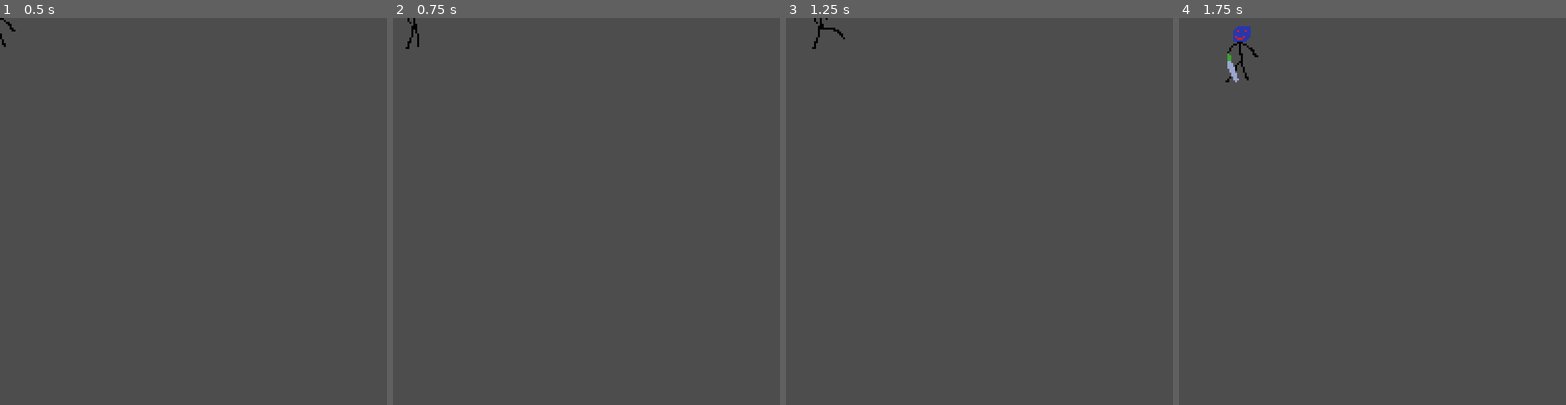
Above: before the commit, frames 1-4 (left to right).
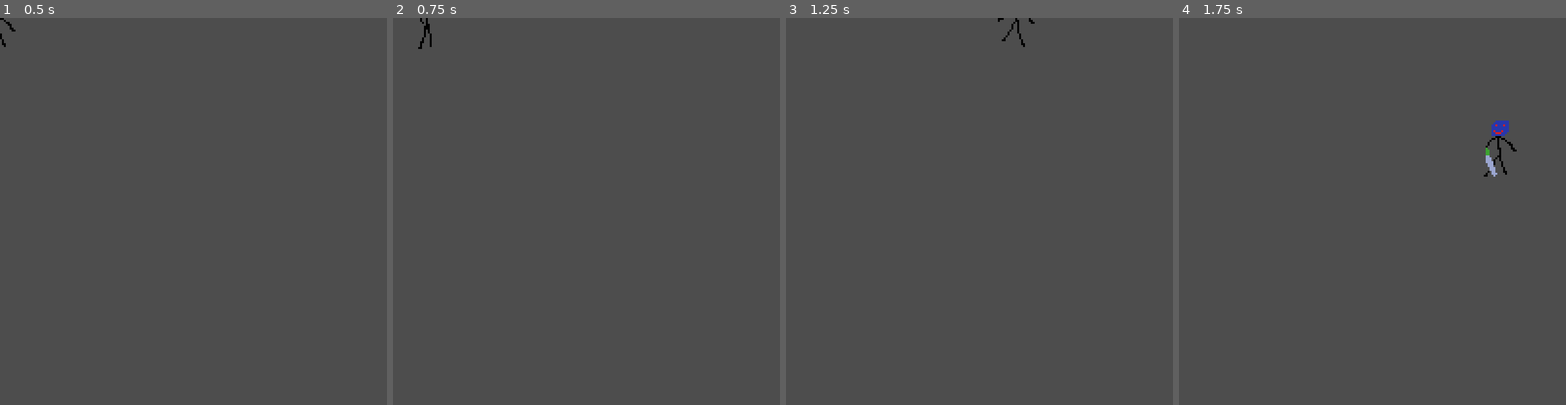
Above: after the commit, the same moments.

Repository: jible/capstone
Game: Godot game, scene res://scenes/prefabs/player/player.tscn
The game is run twice, just before and just after one commit, with the same random seed, the same clock (stepped at 60 frames per second) and the same inputs. This scene is started directly instead of the project's main scene.
Inputs (mouse positions are in pixels of both pictures, inside the frame that each line leads up to):
- Up to frame 1 (0.5 s): no input
- Up to frame 2 (0.75 s): tap Enter at 0.5 s; move the mouse to (671, 192) at 0.52 s; hold Right (right) from 0.53 s (still down); tap Space (attack) at 0.6 s
- Up to frame 3 (1.25 s): keep holding Right (right)
- Up to frame 4 (1.75 s): move the mouse to (1295, 230) at 1.27 s; release Right (right) at 1.28 s; hold Down (down) from 1.28 s (still down); tap Space (attack) at 1.35 s

Frame 1 is identical in both runs. In frame 2, 0.2% of the frame differs, in the area x 3-10%, y 0-8%; in frame 3, 0.2%; in frame 4, 0.8%, in the area x 12-88%, y 2-41%.

Commit message:
Fixed Custom Camera

Diff:
--- a/scenes/prefabs/custom_camera.tscn
+++ b/scenes/prefabs/custom_camera.tscn
@@ -1,3 +1,6 @@
-[gd_scene format=3 uid="uid://c611v6n8n75j1"]
+[gd_scene load_steps=2 format=3 uid="uid://c611v6n8n75j1"]
+
+[ext_resource type="Script" path="res://scripts/camera/special_camera.gd" id="1_ekrrq"]
 
 [node name="Custom Camera" type="Camera2D"]
+script = ExtResource("1_ekrrq")
--- a/scenes/testScenes/test_level.tscn
+++ b/scenes/testScenes/test_level.tscn
@@ -1,11 +1,12 @@
-[gd_scene load_steps=6 format=4 uid="uid://b17tkk14cvn2x"]
+[gd_scene load_steps=7 format=4 uid="uid://b17tkk14cvn2x"]
 
 [ext_resource type="Texture2D" uid="uid://37bv6hp14mkn" path="res://assets/sprites/environment/tiles/testing-tileset.png" id="1_6m5bh"]
-[ext_resource type="PackedScene" uid="uid://x6a7bv3qxp2r" path="res://scenes/prefabs/player/player.tscn" id="2_8l773"]
+[ext_resource type="PackedScene" uid="uid://c6kyubdgubp47" path="res://scenes/prefabs/player/player.tscn" id="2_8l773"]
 [ext_resource type="PackedScene" uid="uid://dp6sdxgrjma40" path="res://scenes/jackson_ui_testing.tscn" id="3_ibp2n"]
+[ext_resource type="PackedScene" uid="uid://c611v6n8n75j1" path="res://scenes/prefabs/custom_camera.tscn" id="4_6njjp"]
 
 [sub_resource type="TileSetAtlasSource" id="TileSetAtlasSource_6cemj"]
-texture = ExtResource("1_45kkf")
+texture = ExtResource("1_6m5bh")
 texture_region_size = Vector2i(120, 120)
 0:0/0 = 0
 1:0/0 = 0
@@ -25,18 +26,17 @@
 tile_map_data = PackedByteArray("AAAFAAcAAAABAAAAAAAFAAYAAAABAAAAAAAGAAUAAAABAAAAAAAGAAQAAAABAAAAAAAHAAQAAAABAAAAAAAHAA …(9904 unchanged characters)…
 tile_set = SubResource("TileSet_7bnbg")
 
-[node name="Player" parent="." instance=ExtResource("2_8ckqw")]
-position = Vector2(1191, 1321)
-
-[node name="Curstom Camera" parent="Player" instance=ExtResource("3_ywjps")]
-zoom = Vector2(0.59, 0.59)
+[node name="Player" parent="." instance=ExtResource("2_8l773")]
+position = Vector2(1602, 981)
 
 [node name="CanvasLayer" type="CanvasLayer" parent="."]
 
 [node name="JacksonUiTesting2" parent="CanvasLayer" instance=ExtResource("3_ibp2n")]
 
+[node name="Custom Camera" parent="." node_paths=PackedStringArray("target") instance=ExtResource("4_6njjp")]
+target = NodePath("../Player")
+follow_player = true
+
 [editable path="Player"]
-[editable path="Player/Character Base Class"]
-[editable path="Player/Character Base Class/State Machine"]
-[editable path="Player/Character Base Class/Hurtbox"]
-[editable path="Player/Character Base Class/Hitbox"]
+[editable path="Player/State Machine"]
+[editable path="Player/Direction Manager"]
--- a/scripts/camera/special_camera.gd
+++ b/scripts/camera/special_camera.gd
@@ -14,21 +14,14 @@
 #}
 @export var target: Node = null
 @export var follow_player: bool
-@export var locked_axis = {
-	'x': false,
-	'y': false
-}
+
 @export var free_axis = {
-	'x': 20,
-	'y': 50
+	'x': 100,
+	'y': 100,
 }
 # Called when the node enters the scene tree for the first time.
 func _ready():
-	target = target.character
-
-
 	if follow_player:
-		target = get_tree().get_nodes_in_group("Player")[0]
 		assert(target !=null, "no player found for camera")
 	pass # Replace with function body.
 
@@ -44,21 +37,14 @@
 	# just a lil bit of chatgpt
 	if target:
 		# Get the current position of the camera and the target's position
-		var camera_position = position
 		var target_position = target.position
 		var follow_speed = 5
 		if abs(target_position.x - position.x) < free_axis["x"]:
 			target_position.x = position.x
 		if abs(target_position.y - position.y) < free_axis["y"]:
 			target_position.y = position.y
-		if ( locked_axis["x"]):
-			print("locked x")
-			target_position.x = position.x
-		if ( locked_axis["y"]):
-			print("locked y")
-			target_position.y = position.y
 		# Interpolate between the current position and the target position
-		var new_position = lerp(camera_position, target_position, delta * follow_speed)
+		var new_position = lerp(position, target_position, delta * follow_speed)
 
 		# Update the camera's position
 		position = new_position
--- a/scripts/characters/player/states/attack.gd
+++ b/scripts/characters/player/states/attack.gd
@@ -6,7 +6,7 @@
 @export var lock_direction = false
 @export var hitbox: HitBox
 @export var movement_details =  {
-	"moveable" : false
+	"moveable" : true
 }
 @export var animation = {
 	"framerate" : 5,
